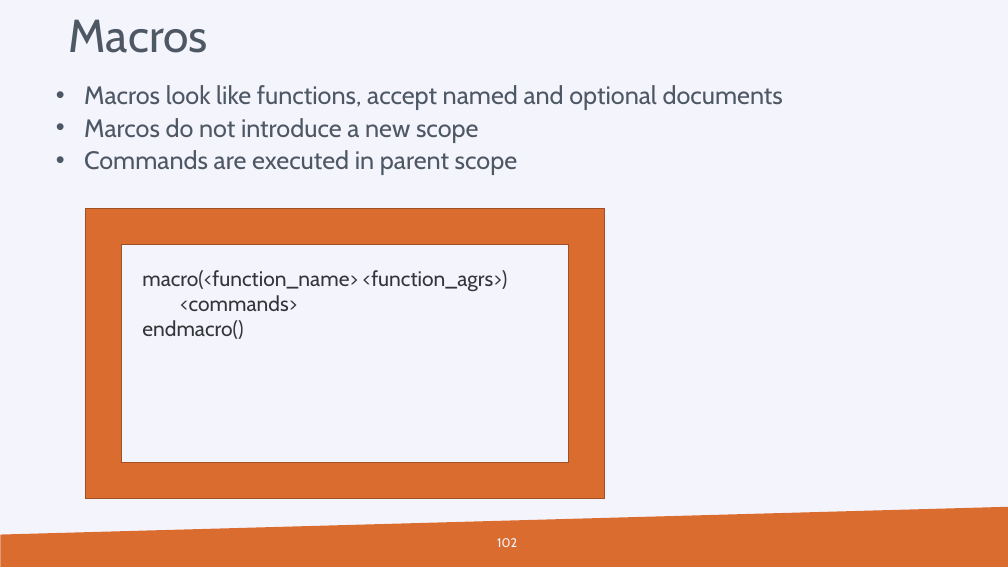
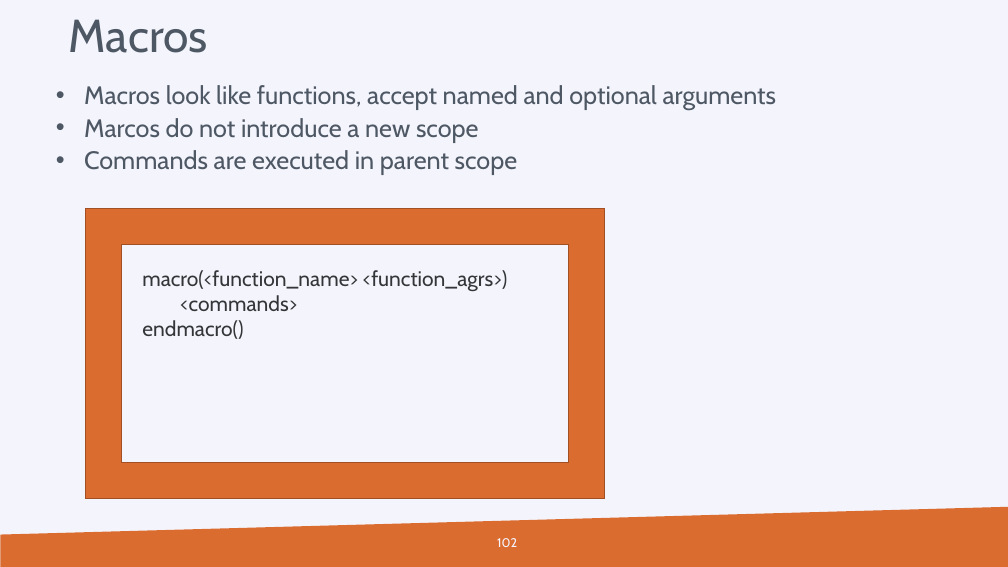
Before and after one commit to hpcleuven/CMake-intro, a slide deck: slide 102 of CMake-introduction.pptx. Drawn at 1008x567 pixels with LibreOffice and Linux fonts; fonts in the diff are those of the drawing; background and template pictures are left out. Boxes give left, top, right and bottom in pixels: in the first picture for what was removed or moved away, otherwise in the second. Text is boxed around its words. In the diff, an @@ line names an element or a change of style, - is before the commit and + after.

```diff
--- a/CMake-introduction.pptx
+++ b/CMake-introduction.pptx
@@ text at (84,85,777,110): text changed @@
-  • Macros look like functions, accept named and optional documents
+  • Macros look like functions, accept named and optional arguments
```
Also in this commit, not shown: 3 other slides changed, 1 other file.
